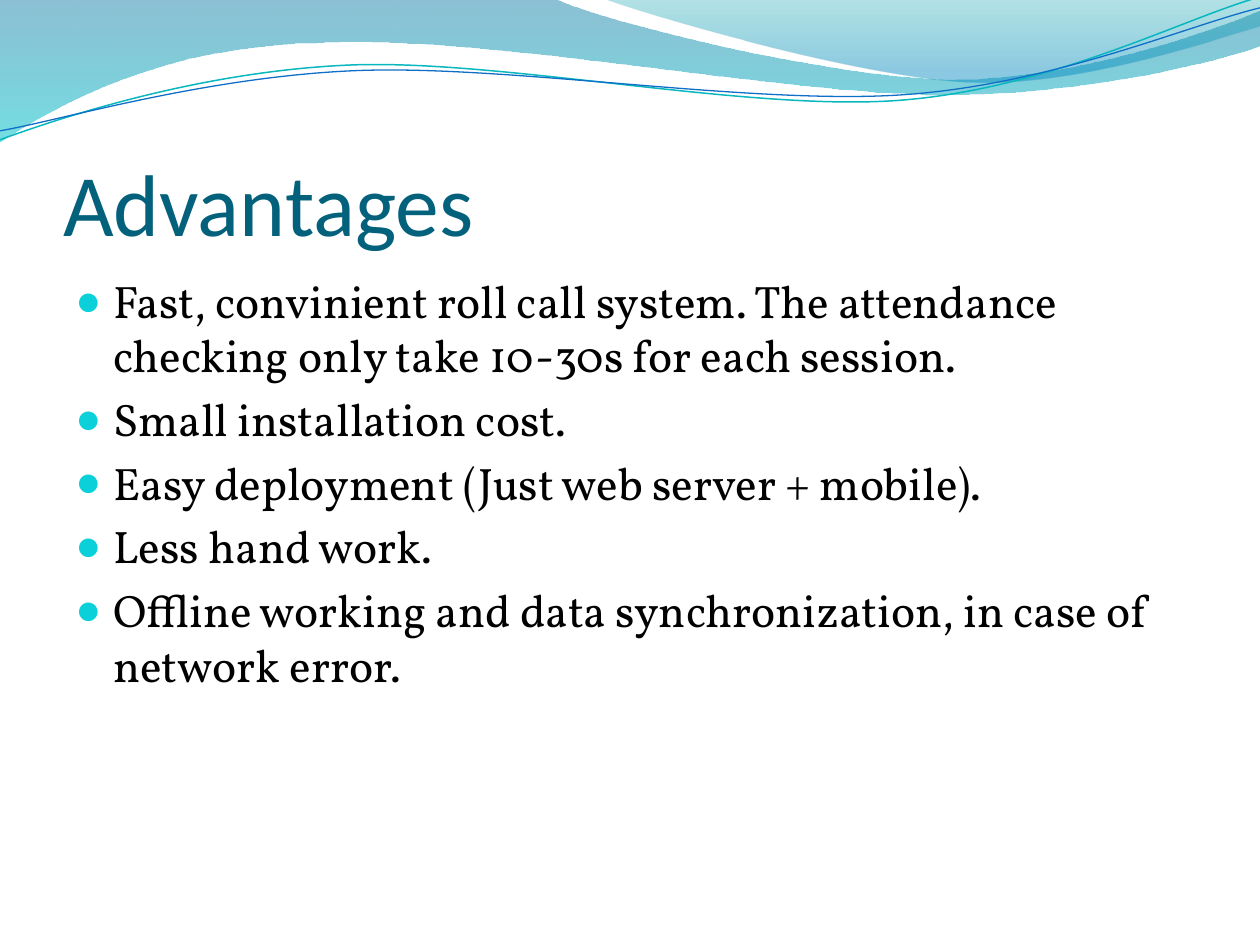
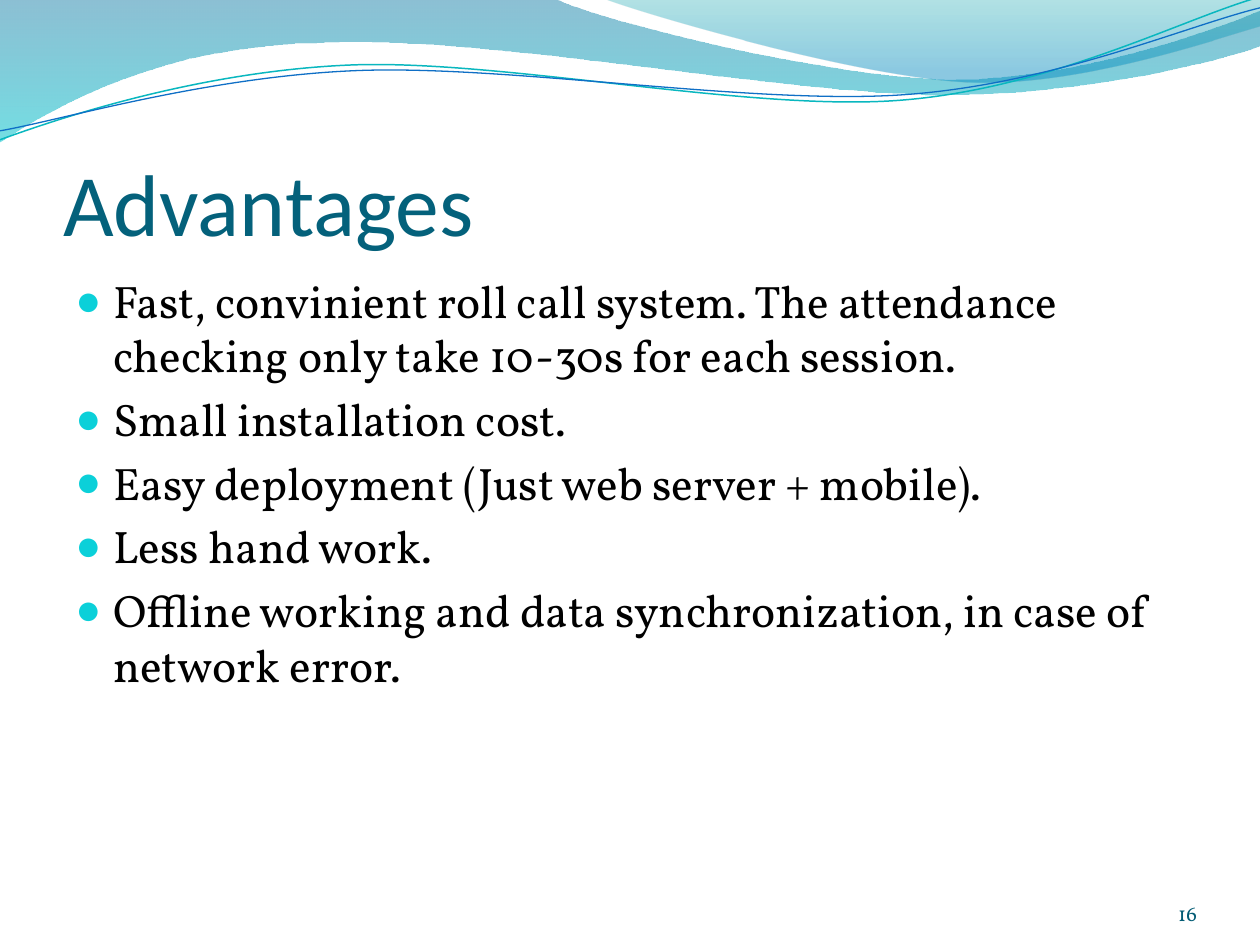
Before and after one commit to conanak99/roll-system-mobile, a slide deck: slide 16 of Document/Slide/Slide thuyet trinh.pptx. Drawn at 1260x945 pixels with LibreOffice and Linux fonts; fonts in the diff are those of the drawing; background and template pictures are left out. Boxes give left, top, right and bottom in pixels: in the first picture for what was removed or moved away, otherwise in the second. Text is boxed around its words. In the diff, an @@ line names an element or a change of style, - is before the commit and + after.

```diff
--- a/Document/Slide/Slide thuyet trinh.pptx
+++ b/Document/Slide/Slide thuyet trinh.pptx
@@ page number added at (1178,907,1197,922), 12 pt, text #045D75 @@
+16
```
Also in this commit, not shown: 18 other slides changed, 1 other file.
